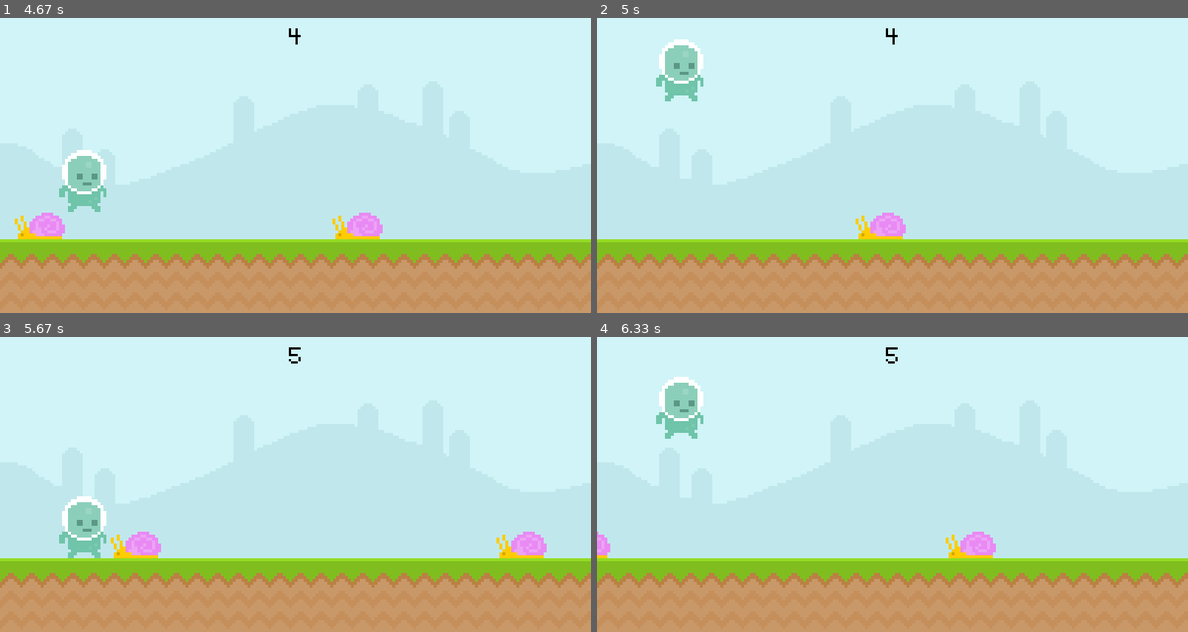
Above: before the commit, frames 1-4 (two rows, left to right).
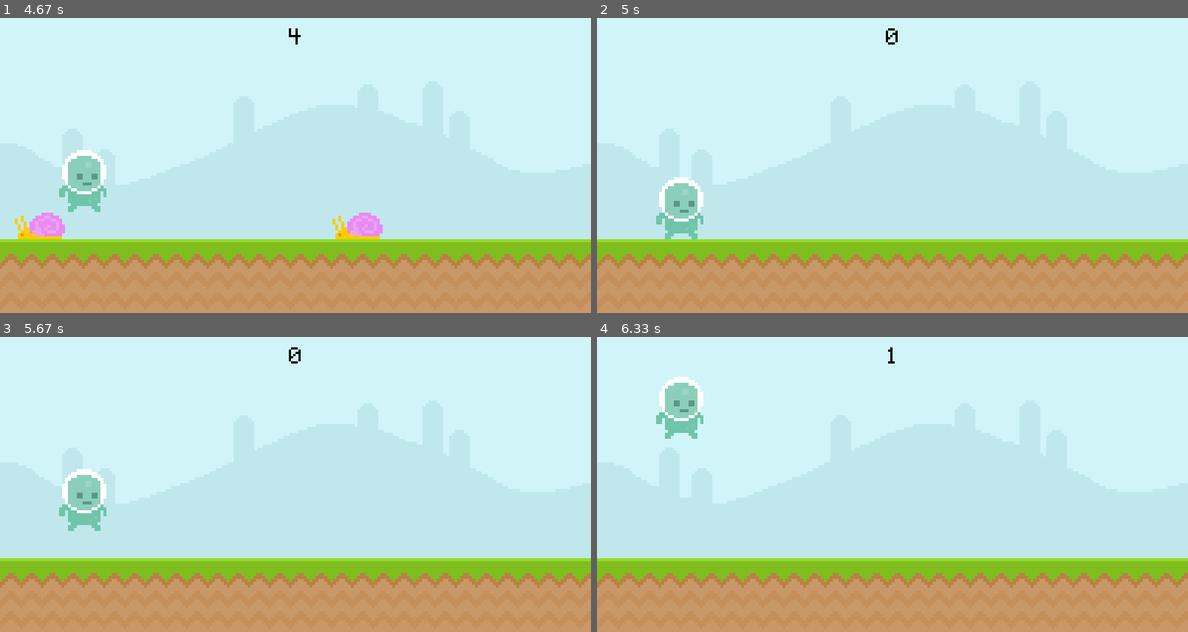
Above: after the commit, the same moments.

Repository: Kntobor/TheUltimateIntroToPygame
Game: pygame game, started from main.py
Same seed, same stepped clock (60 frames per second), same inputs: the game is played once before the commit and once after it.
Inputs (mouse positions are in pixels of both pictures, inside the frame that each line leads up to):
- Up to frame 1 (4.67 s): click (295, 165) at 0.38 s; click (295, 183) at 0.72 s; click (514, 268) at 1.55 s; click (265, 242) at 2.38 s; click (212, 103) at 3.22 s; click (508, 141) at 4.05 s; click (419, 112) at 4.38 s
- Up to frame 2 (5 s): click (721, 106) at 4.72 s
- Up to frame 3 (5.67 s): click (319, 472) at 5.05 s
- Up to frame 4 (6.33 s): click (803, 570) at 5.88 s

Frame 1 is identical in both runs. In frame 2, 3.1% of the frame differs, in the area x 10-53%, y 3-75%; in frame 3, 3.0%; in frame 4, 0.8%.

Commit message:
Fixed collisions

Diff:
--- a/main.py
+++ b/main.py
@@ -1,3 +1,4 @@
+from time import time
 import pygame
 from sys import exit
 from random import randint
@@ -17,9 +18,18 @@
     screen.blit(scoreSurface, scoreRect)
 
 def enemyMovement(enemyList):
+    global timeSpent
+    global gameOver
+    global round
     if enemyList:
         for rect in enemyList:
             rect.x -= 5
+            if rect.colliderect(playerRect):
+                timeSpent = pygame.time.get_ticks()
+                round += 1
+                enemyList.clear()
+                gameOver = True
+
 
 def displayEnemies(enemyList):
     if enemyList:
@@ -96,11 +106,6 @@
         screen.blit(groundSurface, (0, 300))
         displayScore()
 
-        # snailRect.left -= 4
-        # if snailRect.right <= 0:
-        #     snailRect.left = 810
-        # screen.blit(snailSurface, snailRect)
-
         playerGravity+= 1
         playerRect.bottom += playerGravity
         if playerRect.bottom >= 300:
